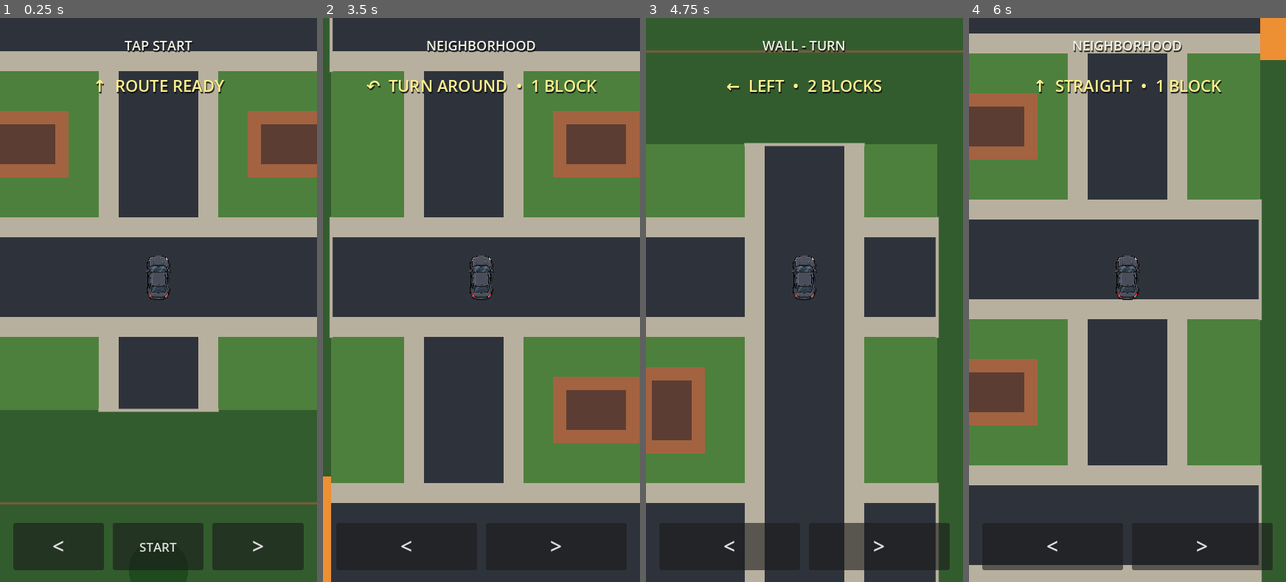
Above: before the commit, frames 1-4 (left to right).
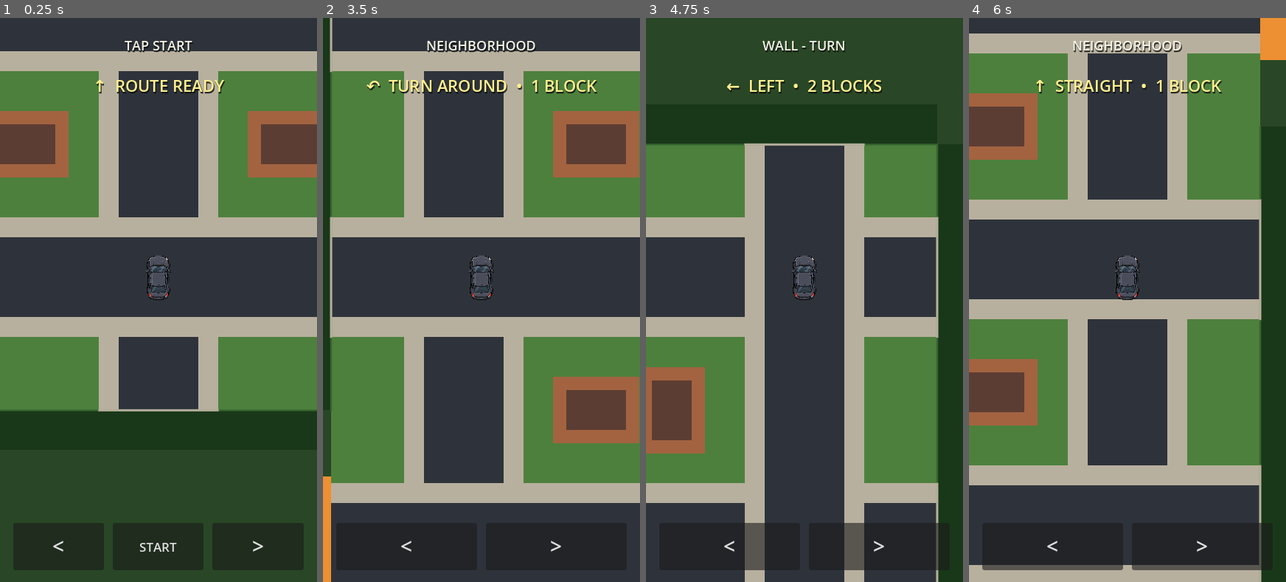
Above: after the commit, the same moments.

Repository: patrickcallahancomedy/comedian
Game: Godot game, scene res://scenes/drive/drive_module.tscn
Two runs of this game, one before a commit and one after it. Both use one fixed random seed, a clock stepped at 60 frames per second and the inputs below.
Inputs (mouse positions are in pixels of both pictures, inside the frame that each line leads up to):
- Up to frame 1 (0.25 s): no input
- Up to frame 2 (3.5 s): click "START" at 0.5 s; tap Enter (ui_accept) at 1.25, 1.52 s; move the mouse to (551, 271) at 1.27 s; hold Right 1.28-2 s; tap Space at 1.35, 2.85 s; click (551, 271) at 1.42 s; drag from (418, 328) to (465, 412) at 2.02 s; move the mouse to (513, 175) at 2.77 s; hold Right from 2.78 s (still down)
- Up to frame 3 (4.75 s): release Right at 3.5 s; drag from (788, 412) to (709, 215) at 3.52 s; move the mouse to (899, 384) at 4.27 s; hold Left from 4.28 s (still down); tap Space at 4.35 s; tap Enter (ui_accept) at 4.52 s
- Up to frame 4 (6 s): release Left at 5 s; click "<" at 5 s; drag from (1032, 215) to (1079, 159) at 5.77 s

The runs differ from the first frame. In frame 1, 7.2% of the frame differs, in the area x 0-100%, y 69-87%; in frame 2, 1.8%; in frame 3, 13%, in the area x 0-100%, y 5-100%; in frame 4, 6.2%.

Commit message:
Refine neighborhood boundary styling

Diff:
--- a/godot/scripts/drive/drive_grid_controller.gd
+++ b/godot/scripts/drive/drive_grid_controller.gd
@@ -28,10 +28,10 @@
 const NEIGHBORHOOD_ROAD_WIDTH := 12.0
 const NEIGHBORHOOD_SIDEWALK_WIDTH := 18.0
 const NEIGHBORHOOD_VISUAL_PADDING_CELLS := 2
-const NEIGHBORHOOD_EDGE_COLOR := Color(0.20, 0.36, 0.18)
-const NEIGHBORHOOD_FENCE_COLOR := Color(0.48, 0.36, 0.24)
-const NEIGHBORHOOD_TREE_COLOR := Color(0.12, 0.29, 0.12)
-const NEIGHBORHOOD_EDGE_OFFSET := 14.0
+const NEIGHBORHOOD_EDGE_COLOR := Color(0.16, 0.28, 0.15)
+const NEIGHBORHOOD_HEDGE_COLOR := Color(0.10, 0.22, 0.10)
+const NEIGHBORHOOD_HEDGE_HIGHLIGHT := Color(0.22, 0.40, 0.18)
+const NEIGHBORHOOD_HEDGE_DEPTH := 6.0
 const CONNECTOR_COLOR := Color(0.93, 0.56, 0.20)
 const HIGHWAY_COLOR := Color(0.72, 0.42, 0.58)
 const CITY_COLOR := Color(0.42, 0.44, 0.48)
@@ -512,59 +512,92 @@
 	_draw_neighborhood_boundary(visual_rect)
 
 
-func _draw_neighborhood_boundary(visual_rect: Rect2) -> void:
+func _draw_neighborhood_boundary(_visual_rect: Rect2) -> void:
 	var rect := MAP.NEIGHBORHOOD_RECT
 	var gate_cell := MAP.NEIGHBORHOOD_GATE
 	var gate_side := MAP.NEIGHBORHOOD_GATE_SIDE
-	var fence_top := rect.position.y - NEIGHBORHOOD_EDGE_OFFSET
-	var fence_bottom := rect.end.y + NEIGHBORHOOD_EDGE_OFFSET
-	var fence_left := rect.position.x - NEIGHBORHOOD_EDGE_OFFSET
-	var fence_right := rect.end.x + NEIGHBORHOOD_EDGE_OFFSET
-
-	# Fence / hedge line around the outside. The real exit is left open.
-	_draw_world_line(
-		Vector2(visual_rect.position.x + 8.0, fence_top),
-		Vector2(visual_rect.end.x - 8.0, fence_top),
-		NEIGHBORHOOD_FENCE_COLOR,
-		3.0
-	)
-	_draw_world_line(
-		Vector2(visual_rect.position.x + 8.0, fence_bottom),
-		Vector2(visual_rect.end.x - 8.0, fence_bottom),
-		NEIGHBORHOOD_FENCE_COLOR,
-		3.0
-	)
-	_draw_world_line(
-		Vector2(fence_left, visual_rect.position.y + 8.0),
-		Vector2(fence_left, visual_rect.end.y - 8.0),
-		NEIGHBORHOOD_FENCE_COLOR,
-		3.0
-	)
-
+
+	# A compact hedge sits immediately outside the playable area. It makes the
+	# edge read as a real property boundary instead of another stretch of road.
+	var top_hedge := Rect2(
+		Vector2(rect.position.x, rect.position.y - NEIGHBORHOOD_HEDGE_DEPTH),
+		Vector2(rect.size.x, NEIGHBORHOOD_HEDGE_DEPTH)
+	)
+	var bottom_hedge := Rect2(
+		Vector2(rect.position.x, rect.end.y),
+		Vector2(rect.size.x, NEIGHBORHOOD_HEDGE_DEPTH)
+	)
+	var left_hedge := Rect2(
+		Vector2(rect.position.x - NEIGHBORHOOD_HEDGE_DEPTH, rect.position.y),
+		Vector2(NEIGHBORHOOD_HEDGE_DEPTH, rect.size.y)
+	)
+
+	_draw_world_rect(top_hedge, NEIGHBORHOOD_HEDGE_COLOR)
+	_draw_world_rect(bottom_hedge, NEIGHBORHOOD_HEDGE_COLOR)
+	_draw_world_rect(left_hedge, NEIGHBORHOOD_HEDGE_COLOR)
+
+	# The right hedge is split around the one real exit.
 	var gate_top := rect.position.y + gate_cell.y * MAP.NEIGHBORHOOD_CELL
 	var gate_bottom := gate_top + MAP.NEIGHBORHOOD_CELL
 	if gate_side == Vector2i.RIGHT:
+		_draw_world_rect(
+			Rect2(
+				Vector2(rect.end.x, rect.position.y),
+				Vector2(NEIGHBORHOOD_HEDGE_DEPTH, gate_top - rect.position.y)
+			),
+			NEIGHBORHOOD_HEDGE_COLOR
+		)
+		_draw_world_rect(
+			Rect2(
+				Vector2(rect.end.x, gate_bottom),
+				Vector2(NEIGHBORHOOD_HEDGE_DEPTH, rect.end.y - gate_bottom)
+			),
+			NEIGHBORHOOD_HEDGE_COLOR
+		)
+	else:
+		_draw_world_rect(
+			Rect2(
+				Vector2(rect.end.x, rect.position.y),
+				Vector2(NEIGHBORHOOD_HEDGE_DEPTH, rect.size.y)
+			),
+			NEIGHBORHOOD_HEDGE_COLOR
+		)
+
+	# One subtle highlight on the neighborhood-facing side gives the hedge depth.
+	_draw_world_line(
+		Vector2(rect.position.x, rect.position.y),
+		Vector2(rect.end.x, rect.position.y),
+		NEIGHBORHOOD_HEDGE_HIGHLIGHT,
+		2.0
+	)
+	_draw_world_line(
+		Vector2(rect.position.x, rect.end.y),
+		Vector2(rect.end.x, rect.end.y),
+		NEIGHBORHOOD_HEDGE_HIGHLIGHT,
+		2.0
+	)
+	_draw_world_line(
+		Vector2(rect.position.x, rect.position.y),
+		Vector2(rect.position.x, rect.end.y),
+		NEIGHBORHOOD_HEDGE_HIGHLIGHT,
+		2.0
+	)
+
+	if gate_side == Vector2i.RIGHT:
 		_draw_world_line(
-			Vector2(fence_right, visual_rect.position.y + 8.0),
-			Vector2(fence_right, gate_top - 5.0),
-			NEIGHBORHOOD_FENCE_COLOR,
-			3.0
+			Vector2(rect.end.x, rect.position.y),
+			Vector2(rect.end.x, gate_top),
+			NEIGHBORHOOD_HEDGE_HIGHLIGHT,
+			2.0
 		)
 		_draw_world_line(
-			Vector2(fence_right, gate_bottom + 5.0),
-			Vector2(fence_right, visual_rect.end.y - 8.0),
-			NEIGHBORHOOD_FENCE_COLOR,
-			3.0
-		)
-	else:
-		_draw_world_line(
-			Vector2(fence_right, visual_rect.position.y + 8.0),
-			Vector2(fence_right, visual_rect.end.y - 8.0),
-			NEIGHBORHOOD_FENCE_COLOR,
-			3.0
-		)
-
-	# Close every perimeter road visually except the actual neighborhood exit.
+			Vector2(rect.end.x, gate_bottom),
+			Vector2(rect.end.x, rect.end.y),
+			NEIGHBORHOOD_HEDGE_HIGHLIGHT,
+			2.0
+		)
+
+	# Close every non-exit road with a simple curb at the actual gameplay edge.
 	for x_index in range(MAP.NEIGHBORHOOD_SIZE.x):
 		var center_x := rect.position.x + (float(x_index) + 0.5) * MAP.NEIGHBORHOOD_CELL
 		_draw_dead_end_cap(Vector2(center_x, rect.position.y), Vector2.UP)
@@ -575,16 +608,6 @@
 		_draw_dead_end_cap(Vector2(rect.position.x, center_y), Vector2.LEFT)
 		if not (gate_side == Vector2i.RIGHT and gate_cell.y == y_index):
 			_draw_dead_end_cap(Vector2(rect.end.x, center_y), Vector2.RIGHT)
-
-	# Sparse landscaping makes the boundary feel physical without adding assets.
-	for index in range(4):
-		var along_x := rect.position.x + (float(index) + 0.5) * MAP.NEIGHBORHOOD_CELL
-		var along_y := rect.position.y + (float(index) + 0.5) * MAP.NEIGHBORHOOD_CELL
-		_draw_world_circle(Vector2(along_x, fence_top - 10.0), 4.5, NEIGHBORHOOD_TREE_COLOR)
-		_draw_world_circle(Vector2(along_x, fence_bottom + 10.0), 4.5, NEIGHBORHOOD_TREE_COLOR)
-		_draw_world_circle(Vector2(fence_left - 10.0, along_y), 4.5, NEIGHBORHOOD_TREE_COLOR)
-		if not (gate_side == Vector2i.RIGHT and gate_cell.y == index):
-			_draw_world_circle(Vector2(fence_right + 10.0, along_y), 4.5, NEIGHBORHOOD_TREE_COLOR)
 
 
 func _draw_dead_end_cap(center: Vector2, direction: Vector2) -> void:
@@ -594,15 +617,7 @@
 		center - tangent * half_width,
 		center + tangent * half_width,
 		NEIGHBORHOOD_SIDEWALK_COLOR,
-		4.0
-	)
-
-
-func _draw_world_circle(center: Vector2, radius: float, color: Color) -> void:
-	draw_circle(
-		_world_to_screen(center),
-		radius * WORLD_ZOOM,
-		color
+		3.0
 	)
 
 
